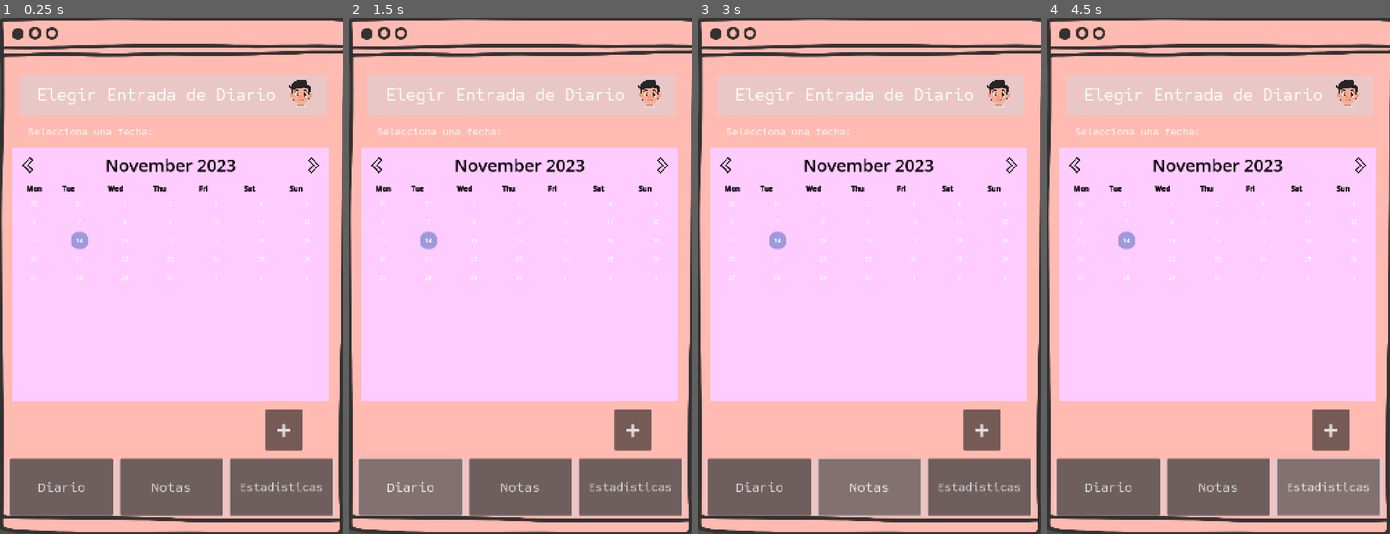
Above: before the commit, frames 1-4 (left to right).
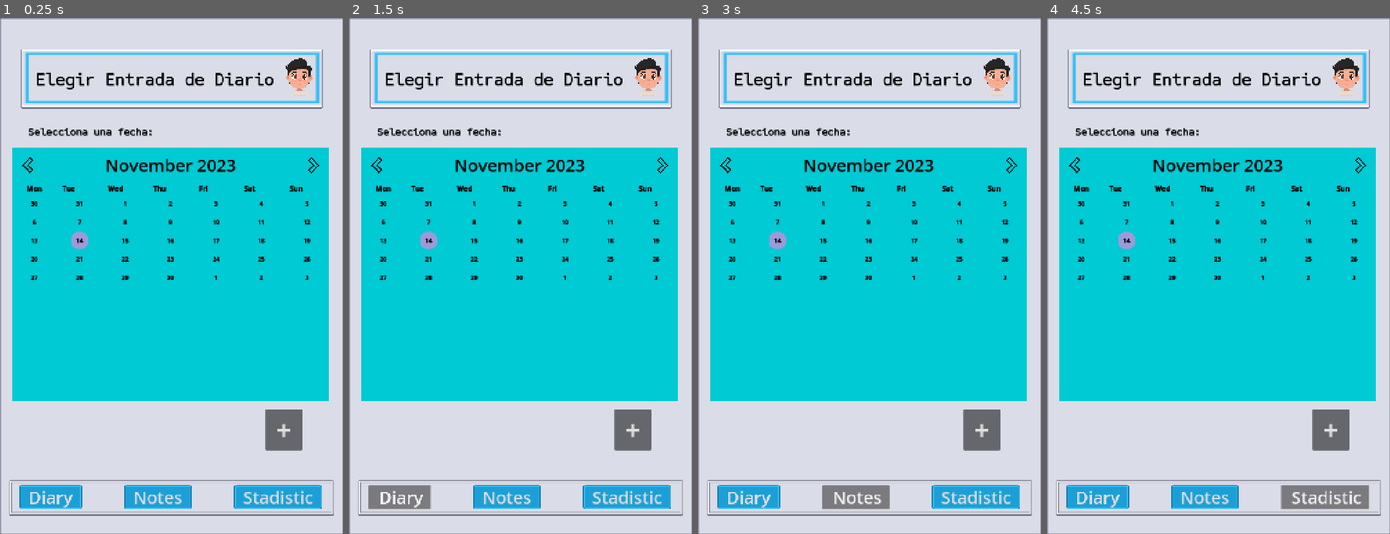
Above: after the commit, the same moments.

Repository: Flapx24/emotional-diary
Game: Godot game, scene res://Scenes/calendar_screen.tscn
Two runs of this game, one before a commit and one after it. Both use one fixed random seed, a clock stepped at 60 frames per second and the inputs below.
Inputs (mouse positions are in pixels of both pictures, inside the frame that each line leads up to):
- Up to frame 1 (0.25 s): no input
- Up to frame 2 (1.5 s): click (383, 203) at 0.52 s; click (410, 487) at 1.25 s, where only the run before the commit has a clickable "Diario"
- Up to frame 3 (3 s): click (749, 497) at 2 s, where only the run after the commit has a clickable "Diary"; click (869, 487) at 2.75 s, where only the run before the commit has a clickable "Notas"
- Up to frame 4 (4.5 s): click (1204, 497) at 3.5 s, where only the run after the commit has a clickable "Notes"; click (1328, 487) at 4.25 s, where only the run before the commit has a clickable "Estadísticas"

The runs differ from the first frame. In frame 1, 99% of the frame differs, in the area x 0-100%, y 0-100%; in frame 2, 98%; in frame 3, 98%; in frame 4, 98%.
Error after the commit: Invalid access to property or key 'date' on a base object of type 'Dictionary'. (res://Database/Entry.gd:25)

Commit message:
calendar frontend improved

Diff:
--- a/emotional-diary/Database/database.json
+++ b/emotional-diary/Database/database.json
@@ -2,60 +2,60 @@
 	"entries": [
 		{
 			"id": 0,
-			"date": "",
+			"timestamp": "1745068800",
 			"emotion": "HAPPY",
-			"text": ""
+			"text": "Hoy ha sido un día maravilloso. Me levanté con energía y optimismo tras una semana bastante complicada. Fui al parque por la mañana y el clima estaba perfecto, con un sol radiante que me llenó de vitalidad. Me encontré con algunos amigos por la tarde y cenamos en aquel restaurante italiano que tanto quería probar. Las pequeñas cosas de la vida realmente pueden cambiar nuestra perspectiva. Me siento agradecido y pleno."
 		},
 		{
 			"id": 1,
-			"date": "",
+			"timestamp": "1744982400",
 			"emotion": "HAPPY",
-			"text": ""
+			"text": "El proyecto en el que he estado trabajando finalmente dio sus frutos. Después de semanas de esfuerzo, recibí los comentarios del cliente y quedó encantado con los resultados. Esta sensación de logro es incomparable, especialmente porque tuve muchas dudas durante el proceso. También recibí una llamada de mi hermana con buenas noticias sobre su embarazo. Todo parece estar encajando perfectamente estos días."
 		},
 		{
 			"id": 2,
-			"date": "",
+			"timestamp": "1744896000",
 			"emotion": "HAPPY",
-			"text": ""
+			"text": "Hoy tomé la decisión de dedicar tiempo exclusivamente para mí. Practiqué meditación por la mañana, algo que había estado posponiendo mucho tiempo. La sensación de calma que experimenté fue reveladora. Luego preparé mi comida favorita y vi esa película que tenía pendiente desde hace meses. A veces olvidamos lo importante que es cuidar nuestra salud mental y darnos pequeños caprichos. Termino el día con una sensación de equilibrio y bienestar."
 		},
 		{
 			"id": 3,
-			"date": "",
+			"timestamp": "1744809600",
 			"emotion": "HAPPY",
-			"text": ""
+			"text": "Recibí una noticia inesperada hoy: me han ofrecido participar en un proyecto que siempre había soñado. No puedo creer la oportunidad que se me ha presentado. Lo más valioso fue compartir esto con mi familia y ver su reacción de orgullo y alegría. También resolví ese problema técnico que llevaba días atormentándome en el trabajo. Me siento capaz de enfrentar cualquier desafío en este momento. La perseverancia realmente da sus frutos."
 		},
 		{
 			"id": 4,
-			"date": "",
+			"timestamp": "1744723200",
 			"emotion": "HAPPY",
-			"text": ""
+			"text": "Esta mañana desperté con una claridad mental que no experimentaba desde hace tiempo. He estado reflexionando sobre mis objetivos personales y profesionales, y hoy finalmente pude trazar un plan concreto para alcanzarlos. También recibí un mensaje de un viejo amigo con quien había perdido contacto, y acordamos reunirnos pronto. Es sorprendente cómo algunas conexiones perduran a pesar del tiempo y la distancia. La vida está llena de pequeñas alegrías que debemos apreciar."
 		}
 	],
 	"notes": [
 		{
 			"id": 0,
-			"dateTime": "",
-			"text": ""
+			"timestamp": "1745109600",
+			"text": "Recoger el paquete de la oficina de correos antes de las 3pm."
 		},
 		{
 			"id": 1,
-			"dateTime": "",
-			"text": ""
+			"timestamp": "1745037000",
+			"text": "Llamar a mamá para confirmar la cena del domingo."
 		},
 		{
 			"id": 2,
-			"dateTime": "",
-			"text": ""
+			"timestamp": "1745000400",
+			"text": "Ideas para el proyecto: utilizar paleta de colores azul y verde."
 		},
 		{
 			"id": 3,
-			"dateTime": "",
-			"text": ""
+			"timestamp": "1744923600",
+			"text": "Reservar mesa en el restaurante italiano para 4 personas."
 		},
 		{
 			"id": 4,
-			"dateTime": "",
-			"text": ""
+			"timestamp": "1744831200",
+			"text": "Comprar ingredientes para la tarta de manzana."
 		}
 	]
 }
--- a/emotional-diary/Scenes/DateLabel.tscn
+++ b/emotional-diary/Scenes/DateLabel.tscn
@@ -25,7 +25,7 @@
 [sub_resource type="StyleBoxEmpty" id="StyleBoxEmpty_r7adc"]
 
 [sub_resource type="StyleBoxFlat" id="StyleBoxFlat_c4udk"]
-bg_color = Color(0.619608, 0.6, 0.862745, 1)
+bg_color = Color(0.615426, 0.604718, 0.84945, 1)
 corner_radius_top_left = 20
 corner_radius_top_right = 20
 corner_radius_bottom_right = 20
@@ -33,7 +33,13 @@
 
 [node name="DateLabel" type="MarginContainer"]
 custom_minimum_size = Vector2(100, 50)
+anchors_preset = -1
+anchor_right = 0.1
+anchor_bottom = 0.0333333
+offset_right = -100.0
+offset_bottom = -50.0
 script = ExtResource("1_buwpv")
+metadata/_edit_use_anchors_ = true
 
 [node name="Button" type="Button" parent="."]
 layout_mode = 2
@@ -61,6 +67,8 @@
 [node name="Label" type="Label" parent="PanelContainer"]
 unique_name_in_owner = true
 layout_mode = 2
+theme_override_colors/font_color = Color(0, 0, 0, 1)
+theme_override_colors/font_shadow_color = Color(0, 0, 0, 1)
 text = "12"
 horizontal_alignment = 1
 
--- a/emotional-diary/Scenes/calendar_screen.tscn
+++ b/emotional-diary/Scenes/calendar_screen.tscn
@@ -1,13 +1,14 @@
-[gd_scene load_steps=19 format=3 uid="uid://cgtt221nbehrg"]
+[gd_scene load_steps=27 format=3 uid="uid://cgtt221nbehrg"]
 
 [ext_resource type="Script" uid="uid://dqnyktcqx1il8" path="res://Scripts/calendar_screen.gd" id="1_qeyi2"]
-[ext_resource type="Texture2D" uid="uid://jr8sbgtxosrj" path="res://Assets/UI/22.png" id="2_h2rjw"]
+[ext_resource type="Texture2D" uid="uid://cn4ufljjjyfsj" path="res://Assets/UI/PNG/Grey/Default/button_square_flat.png" id="2_ouk8m"]
+[ext_resource type="Texture2D" uid="uid://bkossoj1jjouh" path="res://Assets/UI/PNG/Blue/Default/button_rectangle_depth_line.png" id="3_2ty63"]
 [ext_resource type="FontFile" uid="uid://cklnct7lhakjq" path="res://Assets/Fonts/SometypeMono-VariableFont_wght.ttf" id="3_o84r2"]
 [ext_resource type="Texture2D" uid="uid://4xsh0er8yxty" path="res://Assets/UI/adult_1.png" id="4_qeyi2"]
 [ext_resource type="Texture2D" uid="uid://11ffwxeh8m7j" path="res://Assets/UI/left-arrow.png" id="5_ouk8m"]
-
-[sub_resource type="StyleBoxFlat" id="StyleBoxFlat_h2rjw"]
-bg_color = Color(0.916257, 0.780379, 0.778467, 1)
+[ext_resource type="Texture2D" uid="uid://2tvgyxadwvkm" path="res://Assets/UI/PNG/Grey/Default/button_rectangle_depth_line.png" id="7_kqyb8"]
+[ext_resource type="Texture2D" uid="uid://uejmes1wn0yj" path="res://Assets/UI/PNG/Blue/Default/button_rectangle_gloss.png" id="8_l0red"]
+[ext_resource type="Texture2D" uid="uid://ne3oc7wyq52m" path="res://Assets/UI/PNG/Blue/Default/button_rectangle_flat.png" id="9_ernhi"]
 
 [sub_resource type="StyleBoxEmpty" id="StyleBoxEmpty_jfsak"]
 
@@ -31,8 +32,23 @@
 
 [sub_resource type="StyleBoxEmpty" id="StyleBoxEmpty_r7adc"]
 
-[sub_resource type="StyleBoxFlat" id="StyleBoxFlat_o84r2"]
-bg_color = Color(0.917647, 0.780392, 0.780392, 0.819608)
+[sub_resource type="StyleBoxTexture" id="StyleBoxTexture_63oo7"]
+texture = ExtResource("8_l0red")
+
+[sub_resource type="StyleBoxTexture" id="StyleBoxTexture_i4fre"]
+texture = ExtResource("9_ernhi")
+
+[sub_resource type="StyleBoxTexture" id="StyleBoxTexture_1ugvw"]
+texture = ExtResource("8_l0red")
+
+[sub_resource type="StyleBoxTexture" id="StyleBoxTexture_v3d81"]
+texture = ExtResource("9_ernhi")
+
+[sub_resource type="StyleBoxTexture" id="StyleBoxTexture_t5bmh"]
+texture = ExtResource("8_l0red")
+
+[sub_resource type="StyleBoxTexture" id="StyleBoxTexture_sgjo8"]
+texture = ExtResource("9_ernhi")
 
 [node name="calendar_screen" type="Control"]
 layout_mode = 3
@@ -46,40 +62,51 @@
 size_flags_vertical = 3
 script = ExtResource("1_qeyi2")
 
-[node name="TextureRect" type="TextureRect" parent="."]
-layout_mode = 1
-anchors_preset = -1
-anchor_left = 0.048
-anchor_top = 0.046
-anchor_right = 1.0
-anchor_bottom = 1.0
-offset_left = -50.448
-offset_top = -72.358
-offset_right = 56.0
-offset_bottom = 70.0
-grow_horizontal = 2
-grow_vertical = 2
-texture = ExtResource("2_h2rjw")
-
-[node name="Header" type="Panel" parent="."]
-layout_mode = 1
-anchors_preset = -1
-anchor_left = 0.101808
-anchor_top = 0.151939
-anchor_right = 0.954329
-anchor_bottom = 0.225048
-grow_horizontal = 2
-theme_override_styles/panel = SubResource("StyleBoxFlat_h2rjw")
+[node name="NinePatchRect" type="NinePatchRect" parent="."]
+texture_filter = 1
+layout_mode = 1
+anchors_preset = -1
+anchor_right = 1.0
+anchor_bottom = 1.0
+offset_left = 51.0
+offset_top = 73.0
+grow_horizontal = 2
+grow_vertical = 2
+texture = ExtResource("2_ouk8m")
+region_rect = Rect2(0, 0, 64, 64)
+patch_margin_left = 5
+patch_margin_top = 5
+patch_margin_right = 5
+patch_margin_bottom = 5
+axis_stretch_horizontal = 2
+axis_stretch_vertical = 2
+
+[node name="Header" type="NinePatchRect" parent="."]
+layout_mode = 1
+anchors_preset = -1
+anchor_left = 0.105614
+anchor_top = 0.103624
+anchor_right = 0.942912
+anchor_bottom = 0.213605
+grow_horizontal = 2
+grow_vertical = 2
+texture = ExtResource("3_2ty63")
+patch_margin_left = 4
+patch_margin_top = 4
+patch_margin_right = 5
+patch_margin_bottom = 7
 metadata/_edit_use_anchors_ = true
 
 [node name="Title" type="Label" parent="Header"]
 layout_mode = 1
 anchors_preset = -1
-anchor_left = 0.0569196
-anchor_top = 0.226087
-anchor_right = 0.833705
-anchor_bottom = 0.756522
-grow_vertical = 2
+anchor_left = 0.0477273
+anchor_top = 0.323699
+anchor_right = 0.880682
+anchor_bottom = 0.705202
+grow_vertical = 2
+theme_override_colors/font_color = Color(0, 0, 0, 1)
+theme_override_colors/font_shadow_color = Color(0, 0, 0, 1)
 theme_override_fonts/font = ExtResource("3_o84r2")
 theme_override_font_sizes/font_size = 50
 text = "Elegir Entrada de Diario"
@@ -88,10 +115,10 @@
 [node name="TextureRect" type="TextureRect" parent="Header"]
 layout_mode = 1
 anchors_preset = -1
-anchor_left = 0.863839
-anchor_top = 0.121739
-anchor_right = 0.967634
-anchor_bottom = 0.817391
+anchor_left = 0.870968
+anchor_top = 0.109827
+anchor_right = 0.974763
+anchor_bottom = 0.805479
 grow_horizontal = 0
 grow_vertical = 2
 texture = ExtResource("4_qeyi2")
@@ -109,6 +136,8 @@
 offset_top = -3.05176e-05
 grow_horizontal = 2
 grow_vertical = 2
+theme_override_colors/font_color = Color(0, 0, 0, 1)
+theme_override_colors/font_shadow_color = Color(0, 0, 0, 1)
 theme_override_fonts/font = ExtResource("3_o84r2")
 theme_override_font_sizes/font_size = 30
 text = "Selecciona una fecha:"
@@ -144,7 +173,7 @@
 anchor_bottom = 1.0
 grow_horizontal = 2
 grow_vertical = 2
-color = Color(0.997481, 0.79844, 1, 1)
+color = Color(0, 0.792157, 0.827451, 1)
 
 [node name="VBoxContainer" type="VBoxContainer" parent="Calendar"]
 layout_mode = 1
@@ -312,49 +341,56 @@
 theme_override_font_sizes/font_size = 20
 text = "Sun"
 
-[node name="BottomNav" type="Panel" parent="."]
-layout_mode = 1
-anchors_preset = -1
-anchor_left = 0.0666032
-anchor_top = 0.86014
-anchor_right = 0.980971
-anchor_bottom = 0.965671
-grow_horizontal = 2
-grow_vertical = 0
-theme_override_styles/panel = SubResource("StyleBoxFlat_o84r2")
-metadata/_edit_use_anchors_ = true
-
-[node name="HBoxContainer" type="HBoxContainer" parent="BottomNav"]
-layout_mode = 1
-anchors_preset = 15
-anchor_right = 1.0
-anchor_bottom = 1.0
-grow_horizontal = 2
-grow_vertical = 2
-theme_override_constants/separation = 20
-alignment = 1
-metadata/_edit_use_anchors_ = true
-
-[node name="Button" type="Button" parent="BottomNav/HBoxContainer"]
-custom_minimum_size = Vector2(300, 0)
-layout_mode = 2
-theme_override_fonts/font = ExtResource("3_o84r2")
-theme_override_font_sizes/font_size = 40
-text = "Diario"
-
-[node name="Button2" type="Button" parent="BottomNav/HBoxContainer"]
-custom_minimum_size = Vector2(300, 0)
-layout_mode = 2
-theme_override_fonts/font = ExtResource("3_o84r2")
-theme_override_font_sizes/font_size = 40
-text = "Notas"
-
-[node name="Button3" type="Button" parent="BottomNav/HBoxContainer"]
-custom_minimum_size = Vector2(300, 0)
-layout_mode = 2
-theme_override_fonts/font = ExtResource("3_o84r2")
-theme_override_font_sizes/font_size = 35
-text = "Estadísticas"
+[node name="BottonNav" type="NinePatchRect" parent="."]
+layout_mode = 1
+anchors_preset = -1
+anchor_left = 0.0732636
+anchor_top = 0.899555
+anchor_right = 0.973263
+anchor_bottom = 0.966191
+grow_horizontal = 2
+grow_vertical = 2
+texture = ExtResource("7_kqyb8")
+patch_margin_left = 9
+patch_margin_top = 9
+patch_margin_right = 9
+patch_margin_bottom = 13
+metadata/_edit_use_anchors_ = true
+
+[node name="buttons" type="GridContainer" parent="."]
+layout_mode = 1
+anchors_preset = -1
+anchor_left = 0.102759
+anchor_top = 0.909091
+anchor_right = 0.986759
+anchor_bottom = 0.955091
+grow_horizontal = 2
+grow_vertical = 2
+theme_override_constants/h_separation = 125
+columns = 3
+metadata/_edit_use_anchors_ = true
+
+[node name="Button_diary" type="Button" parent="buttons"]
+texture_filter = 1
+layout_mode = 2
+theme_override_font_sizes/font_size = 50
+theme_override_styles/pressed = SubResource("StyleBoxTexture_63oo7")
+theme_override_styles/normal = SubResource("StyleBoxTexture_i4fre")
+text = "  Diary  "
+
+[node name="Button_notes" type="Button" parent="buttons"]
+layout_mode = 2
+theme_override_font_sizes/font_size = 50
+theme_override_styles/pressed = SubResource("StyleBoxTexture_1ugvw")
+theme_override_styles/normal = SubResource("StyleBoxTexture_v3d81")
+text = "  Notes  "
+
+[node name="Button_stadistic" type="Button" parent="buttons"]
+layout_mode = 2
+theme_override_font_sizes/font_size = 50
+theme_override_styles/pressed = SubResource("StyleBoxTexture_t5bmh")
+theme_override_styles/normal = SubResource("StyleBoxTexture_sgjo8")
+text = "  Stadistic  "
 
 [connection signal="pressed" from="Calendar/VBoxContainer/MarginContainer/TextureRect/previousMonthButton" to="." method="_on_previous_month_button_pressed"]
 [connection signal="pressed" from="Calendar/VBoxContainer/MarginContainer/TextureRect2/nextMonthButton" to="." method="_on_next_month_button_pressed"]
